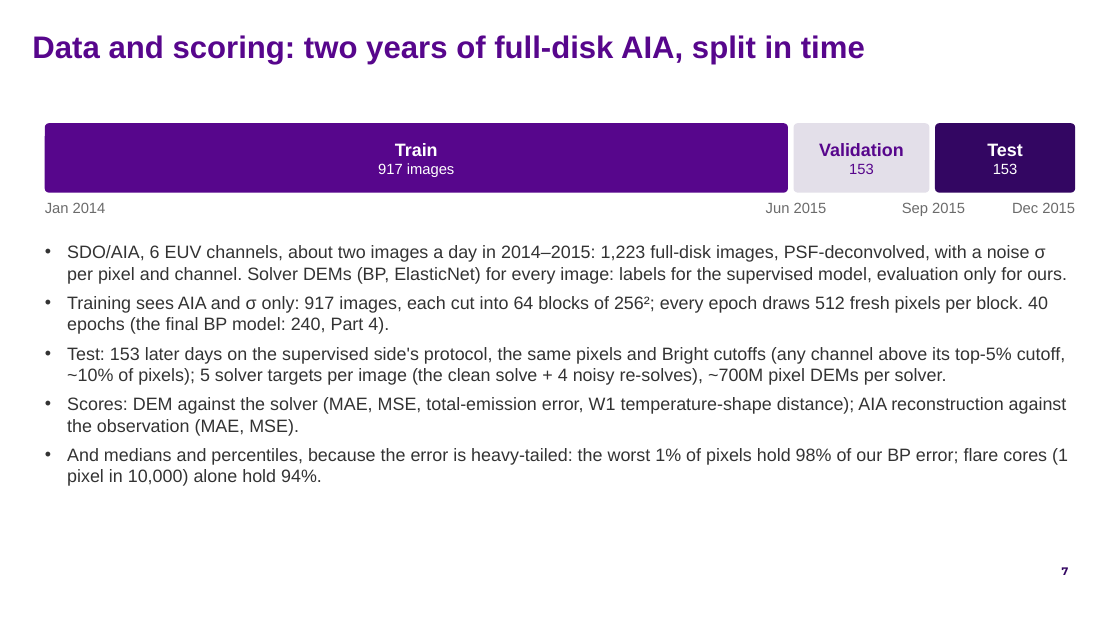
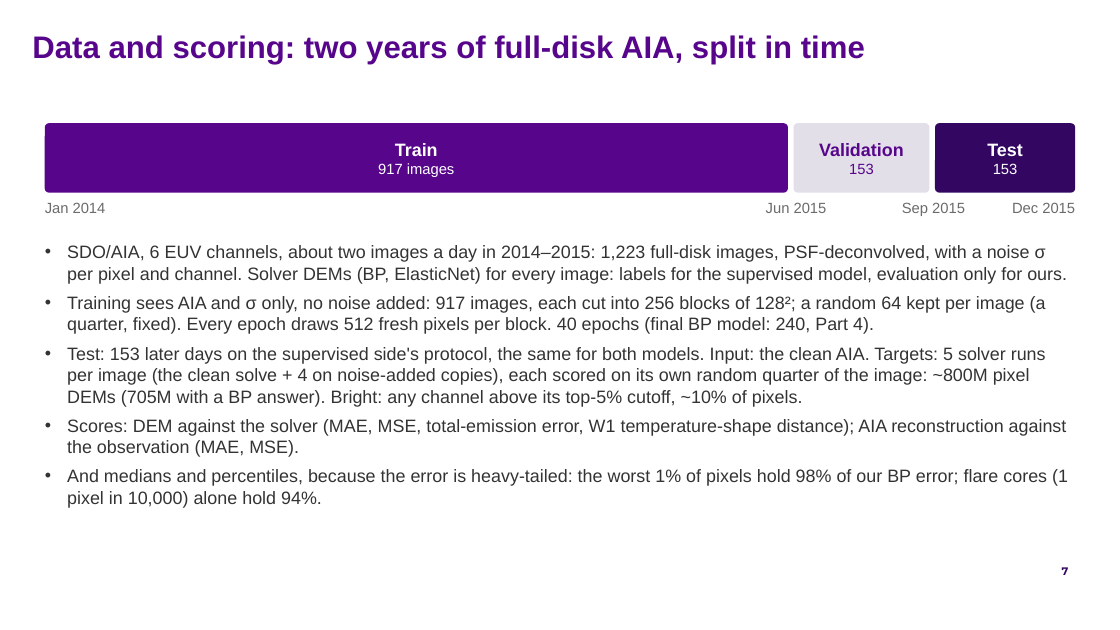
Before and after one commit to FruitPnchSamuraiG/solar-dem-inversion, a slide deck: slide 7 of slides/DEM_deck_v2.pptx. Drawn at 1120x630 pixels with LibreOffice and Linux fonts; fonts in the diff are those of the drawing; background and template pictures are left out. Boxes give left, top, right and bottom in pixels: in the first picture for what was removed or moved away, otherwise in the second. Text is boxed around its words. In the diff, an @@ line names an element or a change of style, - is before the commit and + after.

```diff
--- a/slides/DEM_deck_v2.pptx
+++ b/slides/DEM_deck_v2.pptx
@@ text at box(67, 296, 1046, 407): text changed @@
-• Training sees AIA and σ only: 917 images, each cut into 64 blocks of 256²; every epoch draws 512 fresh pixels per block. 40 epochs (the final BP model: 240, Part 4).
-• Test: 153 later days on the supervised side's protocol, the same pixels and Bright cutoffs (any channel above its top-5% cutoff, ~10% of pixels); 5 solver targets per image (the clean solve + 4 noisy re-solves), ~700M pixel DEMs per solver.
+• Training sees AIA and σ only, no noise added: 917 images, each cut into 256 blocks of 128²; a random 64 kept per image (a quarter, fixed). Every epoch draws 512 fresh pixels per block. 40 epochs (final BP model: 240, Part 4).
+• Test: 153 later days on the supervised side's protocol, the same for both models. Input: the clean AIA. Targets: 5 solver runs per image (the clean solve + 4 on noise-added copies), each scored on its own random quarter of the image: ~800M pixel DEMs (705M with a BP answer). Bright: any channel above its top-5% cutoff, ~10% of pixels.
```
Also in this commit, not shown: 9 other slides changed, 6 other files.
